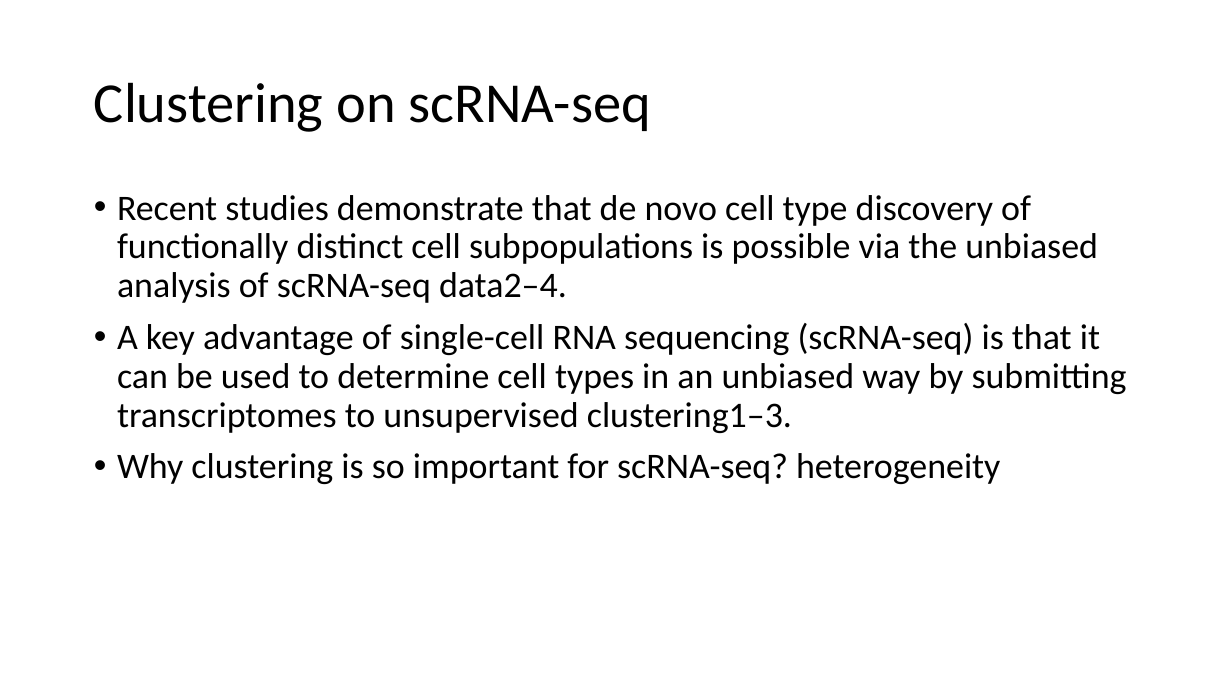
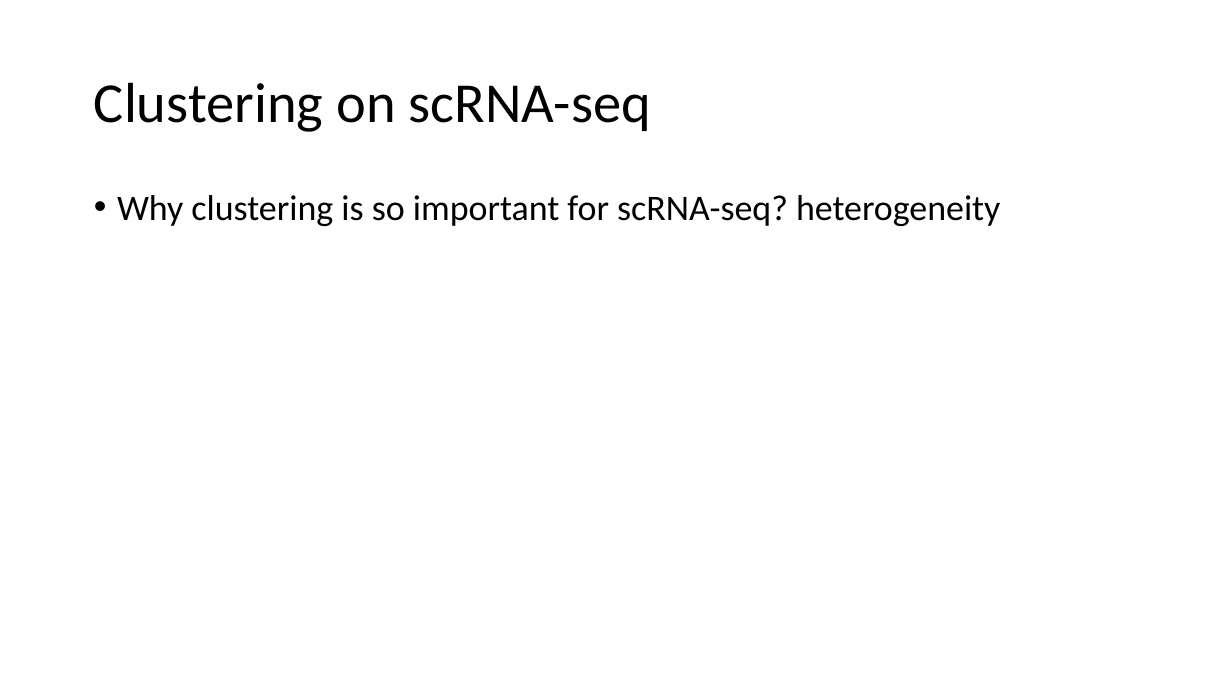
Before and after one commit to leezx/GBSI, a slide deck: slide 3 of MSIC.pptx. Drawn at 1232x693 pixels with LibreOffice and Linux fonts; fonts in the diff are those of the drawing. Boxes give left, top, right and bottom in pixels: in the first picture for what was removed or moved away, otherwise in the second. Text is boxed around its words. In the diff, an @@ line names an element or a change of style, - is before the commit and + after.

```diff
--- a/MSIC.pptx
+++ b/MSIC.pptx
@@ text at (x1=117, y1=195, x2=1127, y2=433): paragraphs removed @@
-• Recent studies demonstrate that de novo cell type discovery of functionally distinct cell subpopulations is possible via the unbiased analysis of scRNA-seq data2–4.
-• A key advantage of single-cell RNA sequencing (scRNA-seq) is that it can be used to determine cell types in an unbiased way by submitting transcriptomes to unsupervised clustering1–3.
```
Also in this commit, not shown: 9 other slides changed, 1 slide added, 5 other files.
